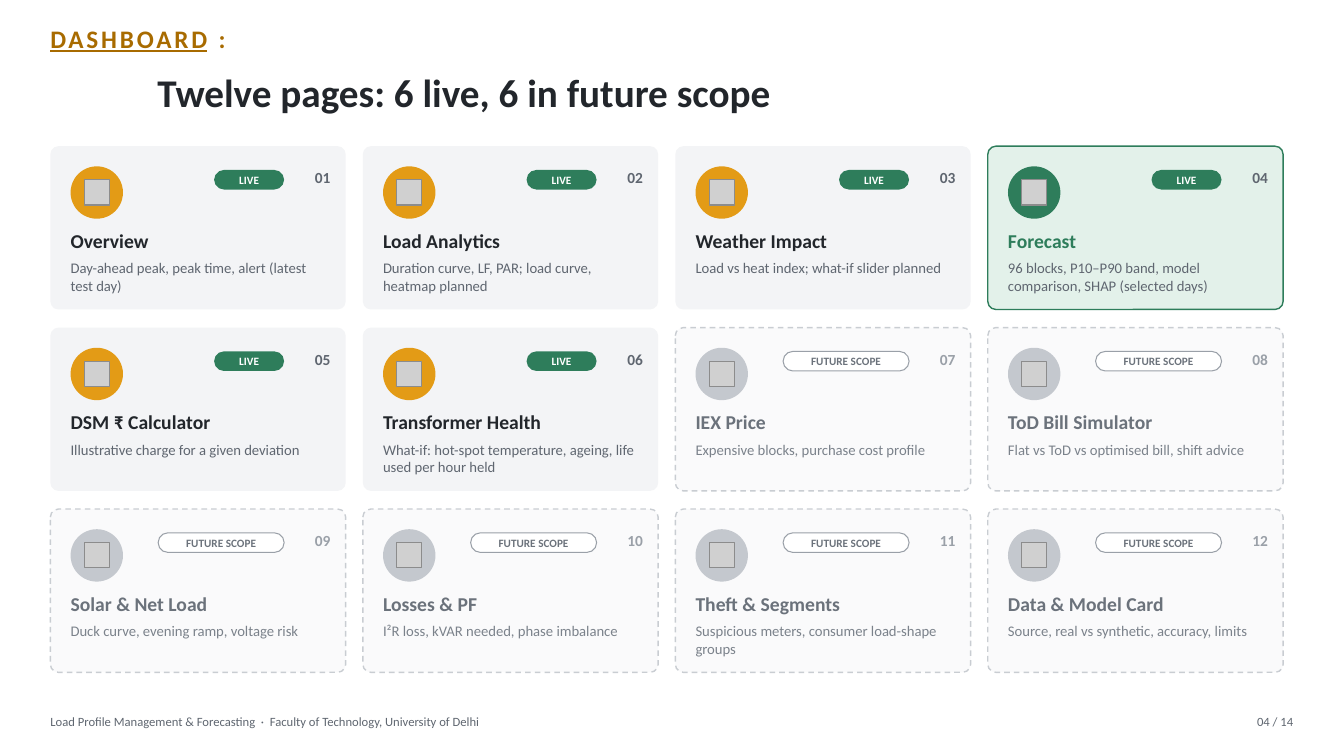
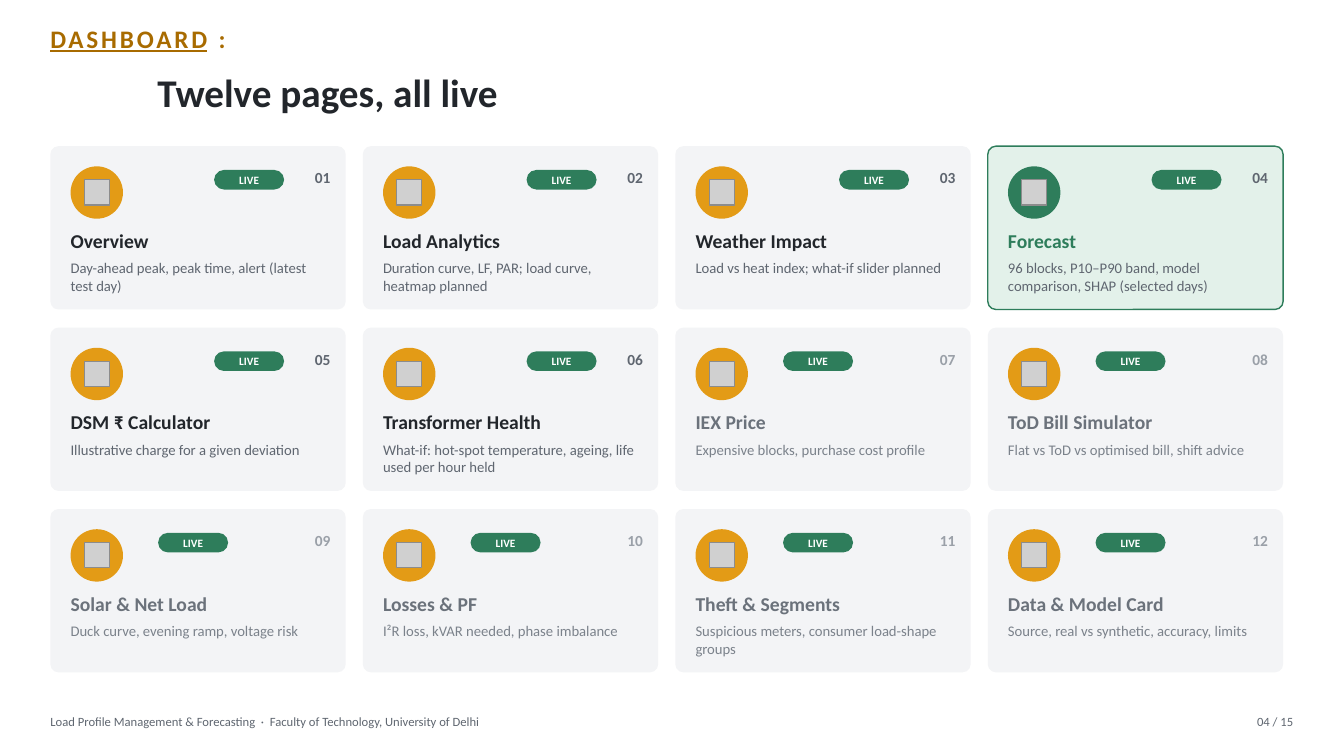
Before and after one commit to Vansh-lab/lpmf, a slide deck: slide 4 of docs/LPMF_Project_Presentation.pptx. Drawn at 1344x756 pixels with LibreOffice and Linux fonts; fonts in the diff are those of the drawing; grey boxes stand for pictures. Boxes give left, top, right and bottom in pixels: in the first picture for what was removed or moved away, otherwise in the second. Text is boxed around its words. In the diff, an @@ line names an element or a change of style, - is before the commit and + after.

```diff
--- a/docs/LPMF_Project_Presentation.pptx
+++ b/docs/LPMF_Project_Presentation.pptx
@@ text at bbox=[157, 79, 498, 114]: text changed @@
-Twelve pages: 6 live, 6 in future scope
+Twelve pages, all live
@@ rounded rectangle "LIVE": place and size @@
-rounded rectangle "LIVE" at bbox=[783, 352, 909, 371]
+rounded rectangle "LIVE" at bbox=[783, 352, 853, 371]
@@ text in rounded rectangle at bbox=[808, 357, 828, 365]: text changed; text colour #6B727B to #FFFFFF @@
-FUTURE SCOPE
+LIVE
@@ fill #FFFFFF to #2E7D5B; outline #9AA0A8 0.75 pt to none in 6 elements at bbox=[158, 533, 228, 553], bbox=[471, 533, 540, 553], bbox=[783, 533, 853, 553], bbox=[1096, 533, 1166, 553], bbox=[783, 352, 853, 371], bbox=[1096, 352, 1166, 371] @@
@@ rounded rectangle "LIVE": place and size @@
-rounded rectangle "LIVE" at bbox=[1096, 352, 1222, 371]
+rounded rectangle "LIVE" at bbox=[1096, 352, 1166, 371]
@@ text in rounded rectangle at bbox=[1121, 357, 1141, 365]: text changed; text colour #6B727B to #FFFFFF @@
-FUTURE SCOPE
+LIVE
@@ fill #FAFAFB to #F3F4F6; outline #C9CDD2 1 pt dashed to none in 6 elements at bbox=[676, 328, 971, 491], bbox=[988, 328, 1284, 491], bbox=[50, 509, 346, 673], bbox=[363, 509, 658, 673], bbox=[676, 509, 971, 673], bbox=[988, 509, 1284, 673] @@
@@ rounded rectangle "LIVE": place and size @@
-rounded rectangle "LIVE" at bbox=[158, 533, 284, 553]
+rounded rectangle "LIVE" at bbox=[158, 533, 228, 553]
@@ text in rounded rectangle at bbox=[183, 539, 203, 547]: text changed; text colour #6B727B to #FFFFFF @@
-FUTURE SCOPE
+LIVE
@@ rounded rectangle "LIVE": place and size @@
-rounded rectangle "LIVE" at bbox=[471, 533, 597, 553]
+rounded rectangle "LIVE" at bbox=[471, 533, 540, 553]
@@ text in rounded rectangle at bbox=[496, 539, 516, 547]: text changed; text colour #6B727B to #FFFFFF @@
-FUTURE SCOPE
+LIVE
@@ rounded rectangle "LIVE": place and size @@
-rounded rectangle "LIVE" at bbox=[783, 533, 909, 553]
+rounded rectangle "LIVE" at bbox=[783, 533, 853, 553]
@@ text in rounded rectangle at bbox=[808, 539, 828, 547]: text changed; text colour #6B727B to #FFFFFF @@
-FUTURE SCOPE
+LIVE
@@ fill #C4C8CE to #E39B16 in 6 elements at bbox=[696, 348, 748, 400], bbox=[1008, 348, 1061, 400], bbox=[71, 529, 123, 582], bbox=[383, 529, 436, 582], bbox=[696, 529, 748, 582], bbox=[1008, 529, 1061, 582] @@
@@ rounded rectangle "LIVE": place and size @@
-rounded rectangle "LIVE" at bbox=[1096, 533, 1222, 553]
+rounded rectangle "LIVE" at bbox=[1096, 533, 1166, 553]
@@ text in rounded rectangle at bbox=[1121, 539, 1141, 547]: text changed; text colour #6B727B to #FFFFFF @@
-FUTURE SCOPE
+LIVE
@@ text at bbox=[1257, 718, 1293, 726]: text changed @@
-04 / 14
+04 / 15
```
Also in this commit, not shown: 5 other slides changed, 7 slides added, 6 slides removed, 2 other files.
